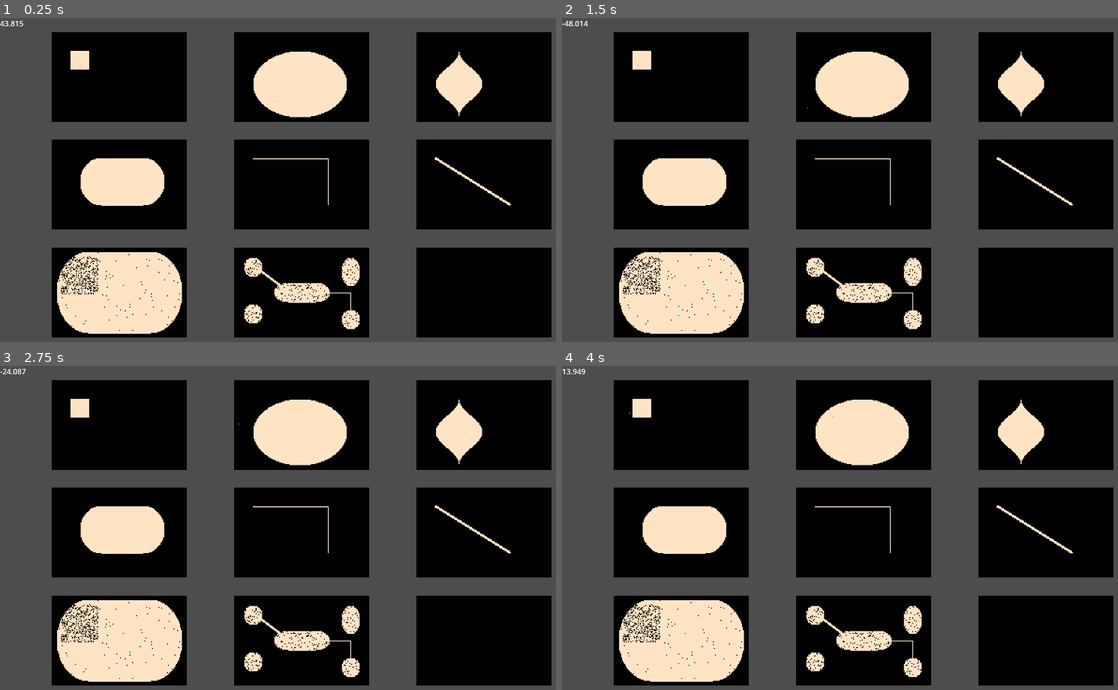
Above: before the commit, frames 1-4 (two rows, left to right).
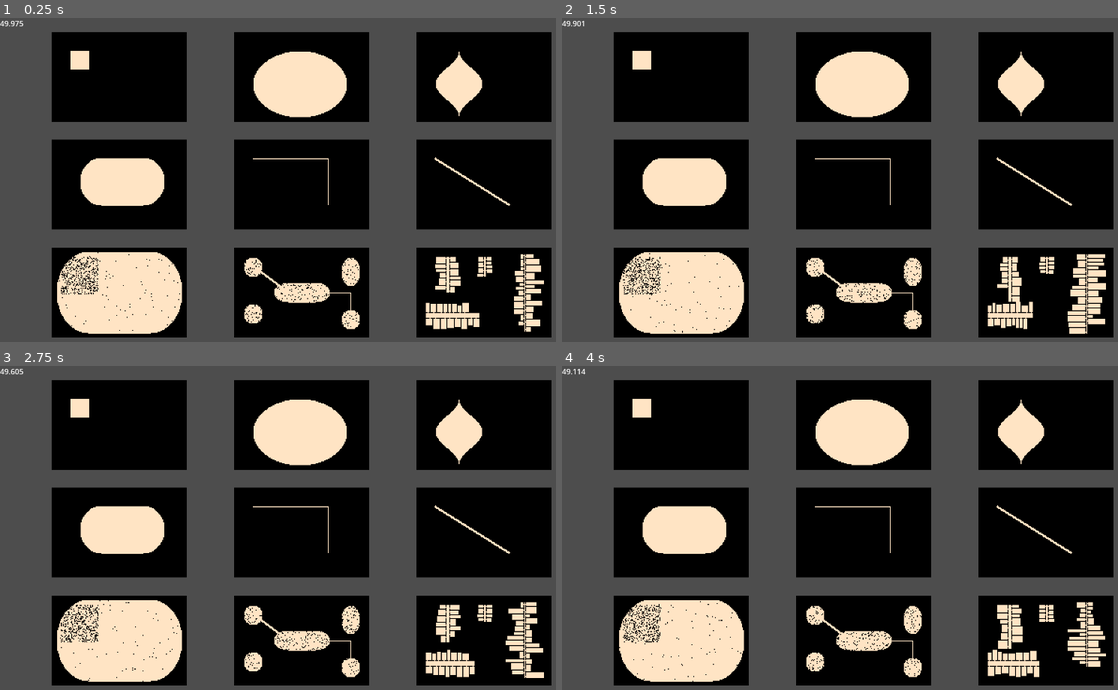
Above: after the commit, the same moments.

Repository: langel/ipsylial
Game: Godot game, scene res://scenes/9_level_dungeon_gen.tscn
Two runs of this game, one before a commit and one after it. Both use one fixed random seed, a clock stepped at 60 frames per second and the inputs below.
Inputs (mouse positions are in pixels of both pictures, inside the frame that each line leads up to):
- Up to frame 1 (0.25 s): no input
- Up to frame 2 (1.5 s): move the mouse to (995, 170) at 0.52 s; hold D (move_right) 0.53-1.28 s; tap Space (space, bound only after the commit) at 0.6 s; move the mouse to (739, 202) at 1.27 s; hold S (move_down) from 1.28 s (still down); tap Mouse wheel up (zoom_in) at 1.35 s
- Up to frame 3 (2.75 s): tap Space (space, bound only after the commit) at 1.55, 2.3 s; move the mouse to (361, 459) at 2.02 s; release S (move_down) at 2.03 s; hold D (move_right) from 2.03 s (still down); tap Mouse wheel down (zoom_out) at 2.1 s
- Up to frame 4 (4 s): move the mouse to (834, 602) at 2.77 s; release D (move_right) at 2.78 s; hold W (move_up) 2.78-3.53 s; tap Space (space, bound only after the commit) at 2.85, 3.6 s; move the mouse to (1040, 586) at 3.52 s; hold A (move_left) from 3.53 s (still down)

The runs differ from the first frame. In frame 1, 2.0% of the frame differs, in the area x 0-98%, y 0-97%; in frame 2, 3.1%, in the area x 0-98%, y 0-98%; in frame 3, 2.9%; in frame 4, 2.9%.

Commit message:
carve refactor + hallways!

Diff:
--- a/9_level_dungeon_gen.gd
+++ b/9_level_dungeon_gen.gd
@@ -31,13 +31,10 @@
 	sine2 += 1
 	sine2 %= 100
 	$"debug".text = str(cos((sine2/100.0)*PI)*50).pad_decimals(3)
-	draw_rect(Rect2(sin(sine_test)*50+150,cos(sine_test)*50+150,2,2), Color.CORAL)
-	draw_rect(Rect2(sin((sine2/100.0)*TAU)*50+550,cos((sine2/100.0)*TAU)*50+150,2,2), Color.CORAL)
 
 
 # Called every frame. 'delta' is the elapsed time since the previous frame.
 func _process(delta: float) -> void:
-	queue_redraw()
 	pass
 
 func _input(event):
@@ -45,3 +42,7 @@
 		return
 	elif Input.is_action_just_pressed("escape"):
 		get_tree().quit()
+	elif Input.is_action_just_pressed("space"):
+		data = dung.gen_empty_map()
+		dung.gen_terrain(data)
+		queue_redraw()
--- a/project.godot
+++ b/project.godot
@@ -74,6 +74,11 @@
 "events": [Object(InputEventKey,"resource_local_to_scene":false,"resource_name":"","device":-1,"window_id":0,"alt_press …(195 unchanged characters)…
 ]
 }
+space={
+"deadzone": 0.5,
+"events": [Object(InputEventKey,"resource_local_to_scene":false,"resource_name":"","device":-1,"window_id":0,"alt_pressed":false,"shift_pressed":false,"ctrl_pressed":false,"meta_pressed":false,"pressed":false,"keycode":0,"physical_keycode":32,"key_label":0,"unicode":32,"location":0,"echo":false,"script":null)
+]
+}
 
 [rendering]
 
--- a/scripts/dungeon.gd
+++ b/scripts/dungeon.gd
@@ -15,6 +15,9 @@
 	pos += 1
 	return rng.rng(pos, seedval)
 
+func data_write(data: Array, x: int, y: int, val: int):
+	if (x >= 0 and x < width and y >= 0 and y < height):
+		data[x][y] = val
 
 func gen_empty_map() -> Array:
 	var data = []
@@ -36,9 +39,9 @@
 	# level 4
 	level_carve_rounded(data[3], Rect2(30,20,90,50))
 	# level 5
-	level_carve_path(data[4], Vector2(20,20), Vector2(100,70))
+	level_carve_path(data[4], Vector2(100,70), Vector2(20,20))
 	# level 6
-	level_carve_corridor(data[5], Vector2(20,20), Vector2(100,70))
+	level_carve_corridor(data[5], Vector2(100,70), Vector2(20,20))
 	# level 7
 	level_carve_rounded(data[6], Rect2(5,5,width-10,height-10))
 	level_add_rubble(data[6], Rect2(10, 10, 40, 40), 500)
@@ -52,6 +55,11 @@
 	level_add_rubble(data[7], Rect2(10, 10, width-20, height-20), 1000)
 	level_carve_corridor(data[7], Vector2(15,15), Vector2(width/2-20,height/2-5))
 	level_carve_path(data[7], Vector2(width/2,height/2), Vector2(width-20,height-20))
+	# level 9
+	level_carve_hallway(data[8], Vector2(72, 10), true, 2, 9, Vector2(5,3), Vector2(2,3))
+	level_carve_hallway(data[8], Vector2(32, 10), true, 3, 13, Vector2(5,3), Vector2(7,7))
+	level_carve_hallway(data[8], Vector2(115, 7), true, 1, 27, Vector2(3,3), Vector2(17,5))
+	level_carve_hallway(data[8], Vector2(10, 70), false, 5, 17, Vector2(3,7), Vector2(5, 5))
 
 func level_carve_ovoid(data: Array, rect: Rect2):
 	var mid = rect.size.x / 2
@@ -90,25 +98,124 @@
 func level_carve_rect(data: Array, rect: Rect2):
 	for x in rect.size.x:
 		for y in rect.size.y:
-			data[x+rect.position.x][y+rect.position.y] = 1
+			data_write(data, x+rect.position.x, y+rect.position.y, 1)
 
 func level_carve_path(data: Array, start: Vector2, end: Vector2):
-	for x in (end.x - start.x):
-		data[x + start.x][start.y] = 1
-	for y in (end.y - start.y):
-		data[end.x][y + start.y] = 1
+	var x_start
+	var x_end
+	var y_start
+	var y_end
+	if (start.x < end.x):
+		x_start = start.x
+		x_end = end.x
+	else:
+		x_start = end.x
+		x_end = start.x
+	if (start.y < end.y):
+		y_start = start.y
+		y_end = end.y
+	else:
+		y_start = end.y
+		y_end = start.y
+	for x in (x_end - x_start):
+		data[x + x_start][y_start] = 1
+	for y in (y_end - y_start):
+		data[x_end][y + y_start] = 1
 
 func level_carve_corridor(data: Array, start: Vector2, end: Vector2):
-	var ratio = float(end.y - start.y) / float(end.x - start.x)
-	var y_pos = float(start.y)
-	for x in (end.x - start.x):
-		data[x + start.x][int(y_pos)] = 1;
-		data[x + start.x + 1][int(y_pos)] = 1;
-		data[x + start.x - 1][int(y_pos)] = 1;
-		data[x + start.x][int(y_pos) + 1] = 1;
-		data[x + start.x][int(y_pos) - 1] = 1;
-		y_pos += ratio
+	var x_start
+	var x_end
+	var y_start
+	var y_end
+	if (start.x < end.x):
+		x_start = start.x
+		x_end = end.x
+	else:
+		x_start = end.x
+		x_end = start.x
+	if (start.y < end.y):
+		y_start = start.y
+		y_end = end.y
+	else:
+		y_start = end.y
+		y_end = start.y
+	var x_dist = x_end - x_start
+	var y_dist = y_end - y_start
+	var ratio = float(x_dist) / float(y_dist)
+	push_warning(ratio)
+	if (ratio < 1.0 and ratio != 0):
+		var y_pos = float(y_start)
+		for x in (x_end - x_start):
+			data[x + x_start][int(y_pos)] = 1;
+			data[x + x_start + 1][int(y_pos)] = 1;
+			data[x + x_start - 1][int(y_pos)] = 1;
+			data[x + x_start][int(y_pos) + 1] = 1;
+			data[x + x_start][int(y_pos) - 1] = 1;
+			y_pos += ratio
+	else:
+		var x_pos = float(x_start)
+		for y in (y_end - y_start):
+			data[int(x_pos)][y + y_start] = 1;
+			data[int(x_pos) + 1][y + y_start] = 1;
+			data[int(x_pos) - 1][y + y_start] = 1;
+			data[int(x_pos)][y + y_start + 1] = 1;
+			data[int(x_pos)][y + y_start - 1] = 1;
+			x_pos += ratio
 
 func level_add_rubble(data: Array, rect: Rect2, amount: int):
 	for i in amount:
 		data[rect.position.x+(rng_next_int()%int(rect.size.x))][rect.position.y+(rng_next_int()%int(rect.size.y))] = 0
+
+func level_carve_hallway(data: Array, start: Vector2, vertical: bool, hall_width: int, room_count: int, room_min: Vector2, room_rng: Vector2):
+	var pos
+	if (vertical): # going downwards
+		var max_y = 0
+		# do east rooms
+		pos = 0
+		for i in floor(room_count/2):
+			var room_w = room_min.x + (rng_next_int()%int(room_rng.x))
+			var room_h = room_min.y + (rng_next_int()%int(room_rng.y))
+			var room = Rect2(start.x - 1 - room_w, start.y + pos, room_w, room_h)
+			level_carve_rect(data, room)
+			data[room.position.x + room_w][room.position.y + rng_next_int()%int(room_h-2)+1] = 1; # door
+			pos += room_h + 1
+		max_y = pos
+		# do west rooms
+		pos = 0
+		for i in ceil(room_count/2):
+			var room_w = room_min.x + (rng_next_int()%int(room_rng.x))
+			var room_h = room_min.y + (rng_next_int()%int(room_rng.y))
+			var room = Rect2(start.x + hall_width + 1, start.y + pos, room_w, room_h)
+			level_carve_rect(data, room)
+			data[room.position.x - 1][room.position.y + rng_next_int()%int(room_h-2)+1] = 1; # door
+			pos += room_h + 1
+		# tie them together
+		if (max_y < pos):
+				max_y = pos
+		level_carve_rect(data, Rect2(start.x, start.y, hall_width, max_y-1))
+	else: # going rightwards
+		var max_x = 0
+		# do north rooms
+		pos = 0
+		for i in floor(room_count/2):
+			var room_w = room_min.x + (rng_next_int()%int(room_rng.x))
+			var room_h = room_min.y + (rng_next_int()%int(room_rng.y))
+			var room = Rect2(start.x + pos, start.y - room_h - 1, room_w, room_h)
+			level_carve_rect(data, room)
+			data[room.position.x + rng_next_int()%int(room_w-2)+1][room.position.y + room_h] = 1; # door
+			pos += room_w + 1
+		max_x = pos
+		# do south rooms
+		pos = 0
+		for i in ceil(room_count/2):
+			var room_w = room_min.x + (rng_next_int()%int(room_rng.x))
+			var room_h = room_min.y + (rng_next_int()%int(room_rng.y))
+			var room = Rect2(start.x + pos, start.y + hall_width + 1, room_w, room_h)
+			level_carve_rect(data, room)
+			data[room.position.x + rng_next_int()%int(room_w-2)+1][room.position.y - 1] = 1; # door
+			pos += room_w + 1
+		# tie them together
+		if (max_x < pos):
+				max_x = pos
+		level_carve_rect(data, Rect2(start.x, start.y, max_x-1, hall_width))
+		pass
